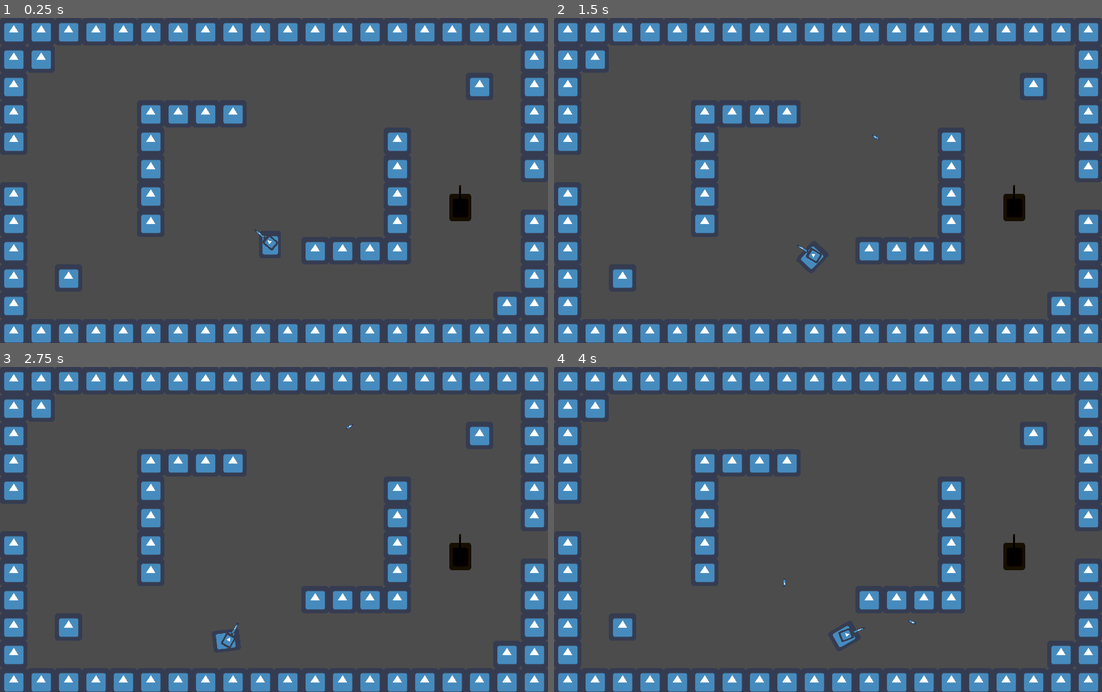
Above: before the commit, frames 1-4 (two rows, left to right).
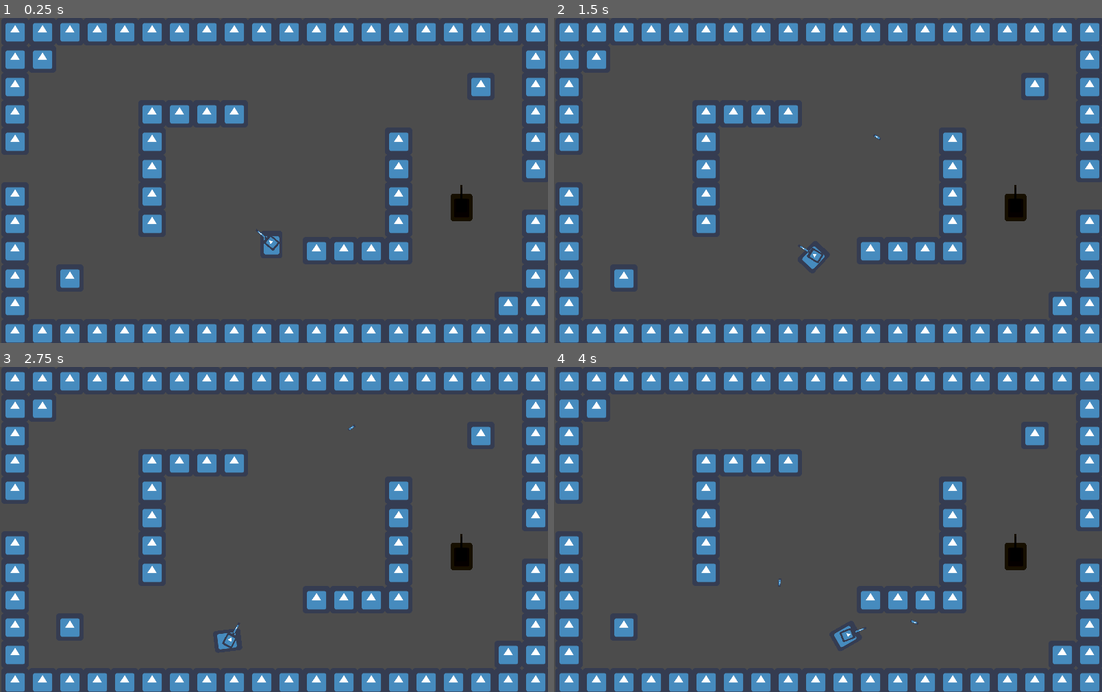
Above: after the commit, the same moments.

Repository: Stefan-Horst/TankGame
Game: Godot game, scene res://main.tscn
The game is run twice, just before and just after one commit, with the same random seed, the same clock (stepped at 60 frames per second) and the same inputs. The engine's default icon, where the game draws it, is replaced by a stand-in: a white triangle on a blue panel in a dark square.
Inputs (mouse positions are in pixels of both pictures, inside the frame that each line leads up to):
- Up to frame 1 (0.25 s): no input
- Up to frame 2 (1.5 s): tap Enter at 0.5 s; move the mouse to (948, 164) at 0.52 s; hold Right (ui_right) 0.53-1.28 s; tap Space (ui_select) at 0.77 s; move the mouse to (718, 196) at 1.27 s; hold Down (ui_down) from 1.28 s (still down)
- Up to frame 3 (2.75 s): tap Space (ui_select) at 1.52 s; move the mouse to (328, 458) at 2.02 s; release Down (ui_down) at 2.03 s; hold Right (ui_right) from 2.03 s (still down)
- Up to frame 4 (4 s): move the mouse to (800, 594) at 2.77 s; release Right (ui_right) at 2.78 s; hold Up (ui_up) 2.78-3.53 s; tap Space (ui_select) at 3.02, 3.77 s; move the mouse to (992, 578) at 3.52 s; hold Left (ui_left) from 3.53 s (still down)

The runs differ from the first frame. In frame 1, 3.5% of the frame differs, in the area x 0-100%, y 1-100%; in frame 2, 3.5%; in frame 3, 3.5%; in frame 4, 3.5%.

Commit message:
Splitting Layers
Changed Layers:
1: Map
2: Player
3: Projectiles
4: Enemys

Diff:
--- a/entities/npc/npc.tscn
+++ b/entities/npc/npc.tscn
@@ -16,8 +16,8 @@
 blend_mode = 2
 
 [node name="Npc" type="KinematicBody2D"]
-collision_layer = 3
-collision_mask = 3
+collision_layer = 15
+collision_mask = 15
 script = ExtResource( 1 )
 __meta__ = {
 "_edit_group_": true
--- a/entities/player/player.tscn
+++ b/entities/player/player.tscn
@@ -7,6 +7,8 @@
 extents = Vector2( 32, 32 )
 
 [node name="Player" type="KinematicBody2D"]
+collision_layer = 2
+collision_mask = 11
 script = ExtResource( 1 )
 
 [node name="SpriteHull" type="Sprite" parent="."]
--- a/entities/weapons/projectile.tscn
+++ b/entities/weapons/projectile.tscn
@@ -7,8 +7,8 @@
 extents = Vector2( 3, 9 )
 
 [node name="Projectile" type="KinematicBody2D"]
-collision_layer = 2
-collision_mask = 0
+collision_layer = 4
+collision_mask = 9
 script = ExtResource( 2 )
 
 [node name="Sprite" type="Sprite" parent="."]
--- a/main.tscn
+++ b/main.tscn
@@ -6,6 +6,7 @@
 [ext_resource path="res://entities/npc/npc.tscn" type="PackedScene" id=4]
 
 [node name="Main" type="Node2D"]
+position = Vector2( 3, 0 )
 
 [node name="Game" type="Node2D" parent="."]
 script = ExtResource( 3 )
--- a/project.godot
+++ b/project.godot
@@ -65,8 +65,10 @@
 
 [layer_names]
 
-2d_physics/layer_1="Player"
-2d_physics/layer_2="Enemies"
+2d_physics/layer_1="Map"
+2d_physics/layer_2="Player"
+2d_physics/layer_3="Bullet"
+2d_physics/layer_4="Enemy"
 
 [mono]
 
